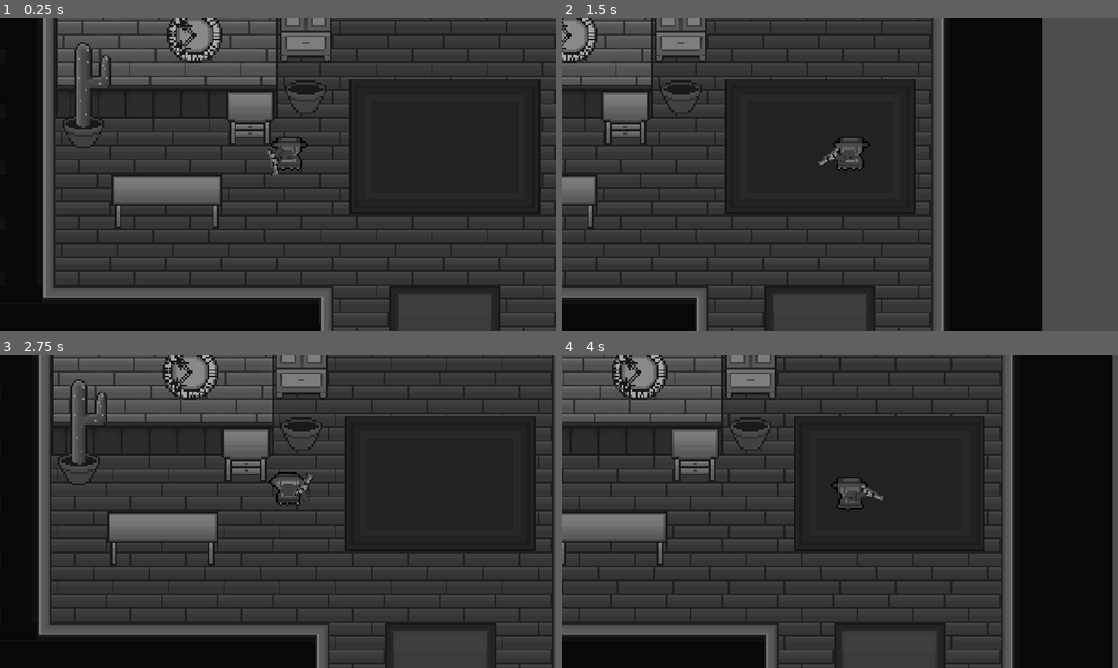
Above: before the commit, frames 1-4 (two rows, left to right).
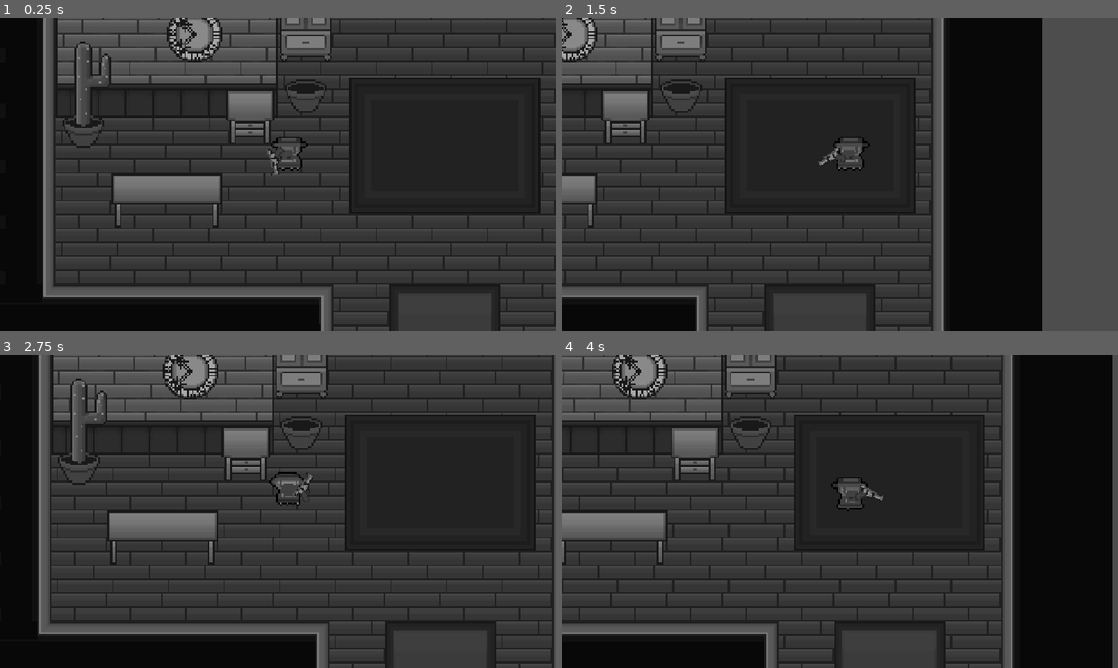
Above: after the commit, the same moments.

Repository: jpsalim21/GMTK_2026_2
Game: Godot game, scene res://BaseGame/scenes/scene1.tscn
Two runs of this game, one before a commit and one after it. Both use one fixed random seed, a clock stepped at 60 frames per second and the inputs below. This scene is started directly instead of the project's main scene.
Inputs (mouse positions are in pixels of both pictures, inside the frame that each line leads up to):
- Up to frame 1 (0.25 s): no input
- Up to frame 2 (1.5 s): tap Enter (ui_accept) at 0.5, 0.77 s; move the mouse to (962, 158) at 0.52 s; hold Right (ui_right) 0.53-1.25 s; click (962, 158) at 0.67 s; drag from (728, 190) to (812, 237) at 1.27 s
- Up to frame 3 (2.75 s): move the mouse to (333, 442) at 2.02 s; hold Left (ui_left) from 2.03 s (still down)
- Up to frame 4 (4 s): release Left (ui_left) at 2.75 s; drag from (812, 574) to (673, 464) at 2.77 s; move the mouse to (1006, 558) at 3.52 s; hold Right (ui_right) from 3.53 s (still down); tap Enter (ui_accept) at 3.77 s

The runs differ from the first frame. In frame 1, 6.8% of the frame differs, in the area x 7-100%, y 0-99%; in frame 2, 4.6%; in frame 3, 6.8%; in frame 4, 5.8%.

Commit message:
Preciso fazer a arma atirar + animacao tiro

Diff:
--- a/BaseGame/scenes/player.tscn
+++ b/BaseGame/scenes/player.tscn
@@ -2,7 +2,7 @@
 
 [ext_resource type="Script" uid="uid://bvsgwitvmw1p6" path="res://BaseGame/scripts/player.gd" id="1_4awfm"]
 [ext_resource type="Texture2D" uid="uid://c16i4604h4w7w" path="res://BaseGame/assets/sprites/CowboyBW.png" id="2_fmctt"]
-[ext_resource type="Texture2D" uid="uid://cprgt80x3cc2t" path="res://BaseGame/assets/sprites/revolver.png" id="3_fmctt"]
+[ext_resource type="Texture2D" uid="uid://vlvsnf07cusi" path="res://BaseGame/assets/sprites/RevolverAnimated.png" id="4_7cp1k"]
 
 [sub_resource type="AtlasTexture" id="AtlasTexture_7cp1k"]
 atlas = ExtResource("2_fmctt")
@@ -90,6 +90,68 @@
 [sub_resource type="RectangleShape2D" id="RectangleShape2D_bjq8p"]
 size = Vector2(17, 5)
 
+[sub_resource type="AtlasTexture" id="AtlasTexture_gniy4"]
+atlas = ExtResource("4_7cp1k")
+region = Rect2(0, 0, 32, 32)
+
+[sub_resource type="AtlasTexture" id="AtlasTexture_6fqi6"]
+atlas = ExtResource("4_7cp1k")
+region = Rect2(0, 0, 32, 32)
+
+[sub_resource type="AtlasTexture" id="AtlasTexture_2v065"]
+atlas = ExtResource("4_7cp1k")
+region = Rect2(32, 0, 32, 32)
+
+[sub_resource type="AtlasTexture" id="AtlasTexture_wqdwr"]
+atlas = ExtResource("4_7cp1k")
+region = Rect2(64, 0, 32, 32)
+
+[sub_resource type="AtlasTexture" id="AtlasTexture_fqpb7"]
+atlas = ExtResource("4_7cp1k")
+region = Rect2(96, 0, 32, 32)
+
+[sub_resource type="AtlasTexture" id="AtlasTexture_5tbjp"]
+atlas = ExtResource("4_7cp1k")
+region = Rect2(128, 0, 32, 32)
+
+[sub_resource type="AtlasTexture" id="AtlasTexture_jno74"]
+atlas = ExtResource("4_7cp1k")
+region = Rect2(160, 0, 32, 32)
+
+[sub_resource type="SpriteFrames" id="SpriteFrames_0p3oe"]
+animations = [{
+"frames": [{
+"duration": 1.0,
+"texture": SubResource("AtlasTexture_gniy4")
+}],
+"loop": 1,
+"name": &"idle",
+"speed": 5.0
+}, {
+"frames": [{
+"duration": 1.0,
+"texture": SubResource("AtlasTexture_6fqi6")
+}, {
+"duration": 1.0,
+"texture": SubResource("AtlasTexture_2v065")
+}, {
+"duration": 1.0,
+"texture": SubResource("AtlasTexture_wqdwr")
+}, {
+"duration": 1.0,
+"texture": SubResource("AtlasTexture_fqpb7")
+}, {
+"duration": 1.0,
+"texture": SubResource("AtlasTexture_5tbjp")
+}, {
+"duration": 1.0,
+"texture": SubResource("AtlasTexture_jno74")
+}],
+"loop": 1,
+"name": &"shoot",
+"speed": 15.0
+}]
+
 [node name="CharacterBody2D" type="CharacterBody2D" unique_id=1285676855]
 script = ExtResource("1_4awfm")
 
@@ -101,8 +163,9 @@
 position = Vector2(0.5, 6)
 shape = SubResource("RectangleShape2D_bjq8p")
 
-[node name="RevolverSprite" type="Sprite2D" parent="." unique_id=1849709014]
-z_index = 1
+[node name="AnimatedSprite2D" type="AnimatedSprite2D" parent="." unique_id=456459903]
 position = Vector2(8, 1)
-texture = ExtResource("3_fmctt")
+sprite_frames = SubResource("SpriteFrames_0p3oe")
+animation = &"idle"
+autoplay = "idle"
 offset = Vector2(4, 0)
--- a/BaseGame/scenes/scene1.tscn
+++ b/BaseGame/scenes/scene1.tscn
@@ -85,10 +85,10 @@
 3:2/size_in_atlas = Vector2i(1, 3)
 3:2/0 = 0
 3:2/0/texture_origin = Vector2i(0, 32)
-3:2/0/physics_layer_0/polygon_0/points = PackedVector2Array(-12, -16, 0, -20, 12, -16, 8, 0, -8, 0)
+3:2/0/physics_layer_0/polygon_0/points = PackedVector2Array(-16, -24, 16, -24, 16, 8, -16, 8)
 3:0/size_in_atlas = Vector2i(1, 2)
 3:0/0 = 0
-3:0/0/physics_layer_0/polygon_0/points = PackedVector2Array(12, -32, 12, -16, 12, 0, 0, 0, -12, 0, -12, -16, -12, -32)
+3:0/0/physics_layer_0/polygon_0/points = PackedVector2Array(-16, -24, 16, -24, 16, 8, -16, 8)
 7:0/size_in_atlas = Vector2i(1, 2)
 7:0/0 = 0
 7:0/0/texture_origin = Vector2i(0, 16)
--- a/BaseGame/scripts/player.gd
+++ b/BaseGame/scripts/player.gd
@@ -1,7 +1,7 @@
 extends CharacterBody2D
 
 @onready var player_sprite: AnimatedSprite2D = $PlayerSprite
-@onready var revolver_sprite: Sprite2D = $RevolverSprite
+@onready var revolver_sprite: AnimatedSprite2D = $AnimatedSprite2D
 
 var revolverPosition: float
 const SPEED = 150.0
@@ -27,6 +27,15 @@
 
 	revolver_sprite.look_at(mousePosition)
 
+
+"""
+func shoot() -> void:
+	revolver_sprite.play("shoot")
+	await revolver_sprite.animation_finished
+	revolver_sprite.play("idle")
+"""
+
+
 func _physics_process(delta: float) -> void:
 	var direction = Input.get_vector("ui_left", "ui_right", "ui_up", "ui_down")
 	velocity = direction * SPEED
Binary file added: BaseGame/assets/sprites/RevolverAnimated.ase
Binary file added: BaseGame/assets/sprites/RevolverAnimated.png
Not shown, added: BaseGame/assets/sprites/RevolverAnimated.png.import
Binary file added: BaseGame/assets/sprites/Sprite-0001.ase
